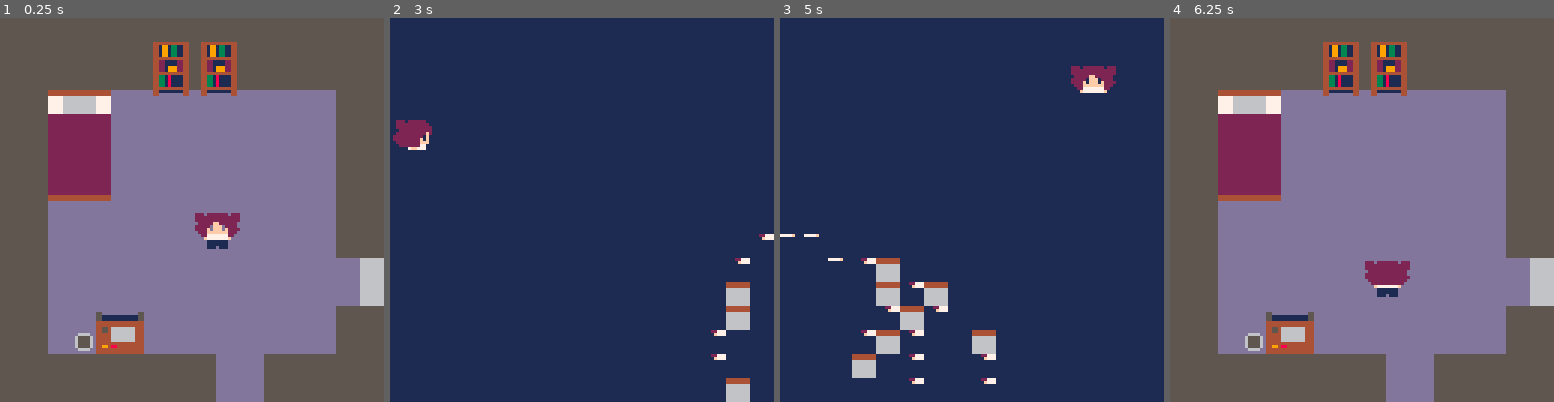
Above: before the commit, frames 1-4 (left to right).
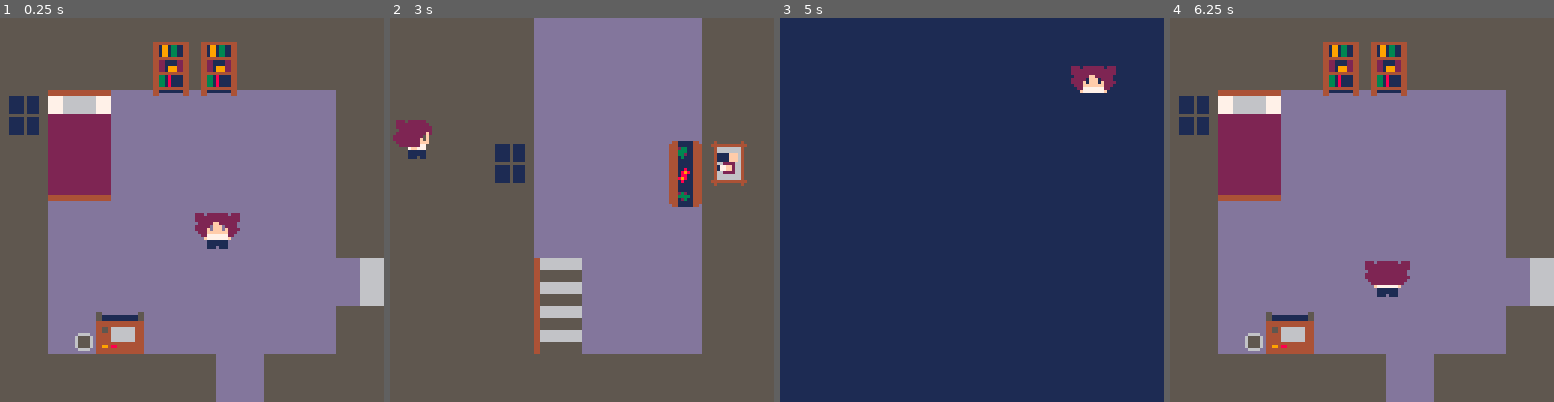
Above: after the commit, the same moments.

Repository: unyielding-snow/Texas-Game-Jam-2026
Game: PICO-8 cartridge floor.p8
Two runs of this game, one before a commit and one after it. Both use one fixed random seed, a clock stepped at 60 frames per second and the inputs below.
Inputs:
- Up to frame 1 (0.25 s): no input
- Up to frame 2 (3 s): hold Left 1.97-2.37 s; hold Down 2.42-2.82 s; hold Right from 2.87 s (still down)
- Up to frame 3 (5 s): release Right at 3.53 s; hold Up 3.58-4.08 s; hold Right 4.13-4.53 s; hold Down from 4.58 s (still down)
- Up to frame 4 (6.25 s): release Down at 5.08 s; hold Left 5.13-5.8 s; hold Up 5.85-6.18 s; hold Left from 6.23 s (still down)

The runs differ from the first frame. In frame 1, 0.7% of the frame differs, in the area x 2-11%, y 20-31%; in frame 2, 98%, in the area x 0-100%, y 0-100%; in frame 3, 3.4%; in frame 4, 0.7%.

Commit message:
Added hallway

Diff:
--- a/floor.p8
+++ b/floor.p8
@@ -246,8 +245,8 @@
 0000000000000000000000000000000002020202020202020202020202020202000000000000000000000000000000000000000000000000000000000000000000000000000000000000000000000000000000000000000000000000000000000000000000000000000000000000000000000000000000000000000000000000
 0000000000000000000000000000000002020202020217181718020202020202000000000000000000000000000000000000000000000000000000000000000000000000000000000000000000000000000000000000000000000000000000000000000000000000000000000000000000000000000000000000000000000000
 0000000000000000000000000000000002020202020227282728020202020202000000000000000000000000000000000000000000000000000000000000000000000000000000000000000000000000000000000000000000000000000000000000000000000000000000000000000000000000000000000000000000000000
-0000000000000000000000000000000002020405060137383738010101010202000000000000000000000000000000000000000000000000000000000000000000000000000000000000000000000000000000000000000000000000000000000000000000000000000000000000000000000000000000000000000000000000
-0000000000000000000000000000000002021515160101010101010101010202000000000000000000000000000000000000000000000000000000000000000000000000000000000000000000000000000000000000000000000000000000000000000000000000000000000000000000000000000000000000000000000000
+0000000000000000000000000000000008290405060137383738010101010202000000000000000000000000000000000000000000000000000000000000000000000000000000000000000000000000000000000000000000000000000000000000000000000000000000000000000000000000000000000000000000000000
+0000000000000000000000000000000009191515160101010101010101010202000000000000000000000000000000000000000000000000000000000000000000000000000000000000000000000000000000000000000000000000000000000000000000000000000000000000000000000000000000000000000000000000
 0000000000000000000000000000000002021515160101010101010101010202000000000000000000000000000000000000000000000000000000000000000000000000000000000000000000000000000000000000000000000000000000000000000000000000000000000000000000000000000000000000000000000000
 0000000000000000000000000000000002021515160101010101010101010202000000000000000000000000000000000000000000000000000000000000000000000000000000000000000000000000000000000000000000000000000000000000000000000000000000000000000000000000000000000000000000000000
 0000000000000000000000000000000002022525260101010101010101010202000000000000000000000000000000000000000000000000000000000000000000000000000000000000000000000000000000000000000000000000000000000000000000000000000000000000000000000000000000000000000000000000
Not shown, changed: 53 lines of the sprite sheet (__gfx__) section of floor.p8
